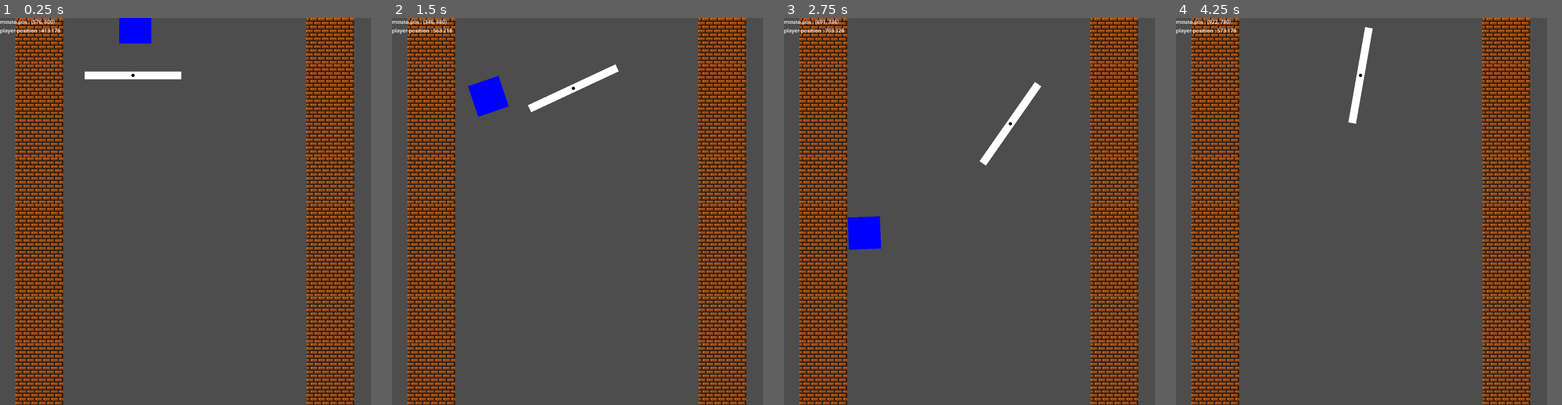
Above: before the commit, frames 1-4 (left to right).
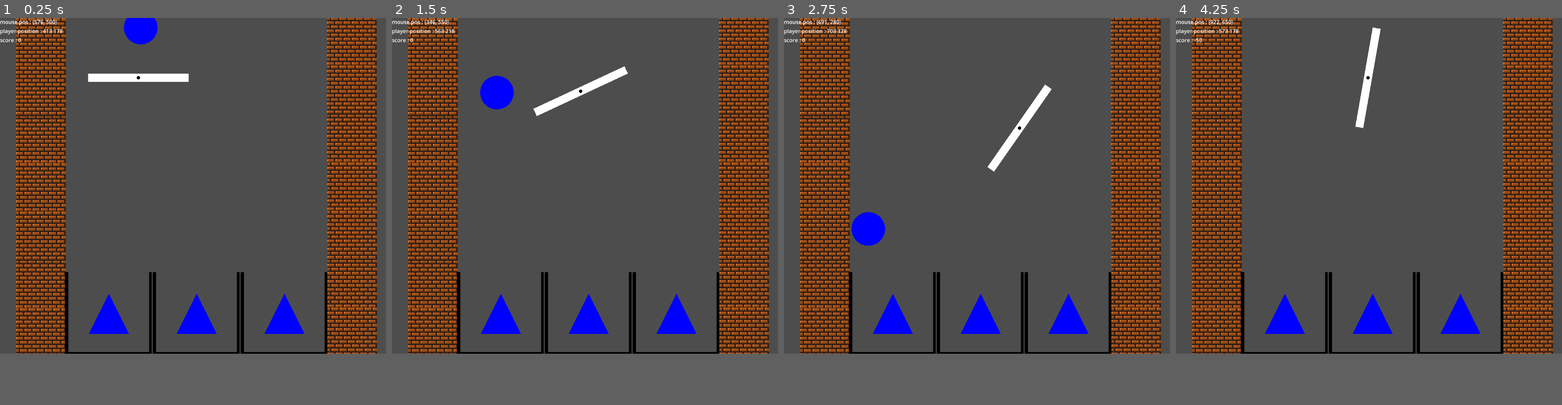
Above: after the commit, the same moments.

Repository: Nockiest/organization-game
Game: Godot game, scene res://scenes/gameLoop/gameLoop.tscn
Two runs of this game, one before a commit and one after it. Both use one fixed random seed, a clock stepped at 60 frames per second and the inputs below.
Inputs (mouse positions are in pixels of both pictures, inside the frame that each line leads up to):
- Up to frame 1 (0.25 s): no input
- Up to frame 2 (1.5 s): tap Enter (ui_accept) at 0.5, 0.77 s; move the mouse to (658, 192) at 0.52 s; hold D (move_right) 0.53-1.28 s; hold Q (rotate_clockwise) 0.53-1.28 s; move the mouse to (503, 230) at 1.27 s; hold S (move_down) from 1.28 s (still down); tap E (rotate_counterclockwise) at 1.35 s
- Up to frame 3 (2.75 s): tap Enter (ui_accept) at 1.52 s; move the mouse to (1007, 126) at 2.02 s; release S (move_down) at 2.03 s; hold D (move_right) from 2.03 s (still down); hold Q (rotate_clockwise) from 2.03 s (still down)
- Up to frame 4 (4.25 s): move the mouse to (1341, 288) at 2.77 s; release D (move_right) at 2.78 s; release Q (rotate_clockwise) at 2.78 s; hold W (move_up) 2.78-3.53 s; tap E (rotate_counterclockwise) at 2.85 s; tap Enter (ui_accept) at 3.02, 3.77 s; move the mouse to (1473, 269) at 3.52 s; hold Left (move_left) from 3.53 s (still down); hold Q (rotate_clockwise) from 3.53 s (still down)
The window is 768x800 before the commit and 799x694 after it. Grey fills any space a smaller window leaves; there, only what the larger window draws over its background counts as a difference.

The runs differ from the first frame. In frame 1, 30% of the frame differs, in the area x 0-98%, y 0-100%; in frame 2, 31%; in frame 3, 31%; in frame 4, 30%.

Commit message:
added buckets

Diff:
--- /dev/null
+++ b/entities/bucket/bucket.gd
@@ -0,0 +1,17 @@
+class_name Bucket
+extends Area2D
+
+
+@export var accepted_shape: GameShapes.GameShapeTypes = GameShapes.GameShapeTypes.CIRCLE
+var shape_type =  accepted_shape
+@export var shape_color := Colors.GameColors.BLUE
+
+# these values are for the draw shape function
+var size = 50
+@export var collision_shape: CollisionShape2D
+#@export var global_position = parent.global_position
+
+
+
+func _on_area_entered(area: Area2D) -> void:
+	pass # Replace with function body.
--- /dev/null
+++ b/entities/bucket/bucket.tscn
@@ -0,0 +1,24 @@
+[gd_scene load_steps=4 format=3 uid="uid://bhqwwsros3oc"]
+
+[ext_resource type="Script" path="res://entities/bucket/bucket.gd" id="1_0tol2"]
+[ext_resource type="PackedScene" uid="uid://dwenqlcx7k3vm" path="res://shared/modules/MdrawShape/drawShape.tscn" id="2_plgmm"]
+
+[sub_resource type="RectangleShape2D" id="RectangleShape2D_ox3r2"]
+size = Vector2(215, 205)
+
+[node name="bucket" type="Area2D" node_paths=PackedStringArray("collision_shape")]
+script = ExtResource("1_0tol2")
+collision_shape = NodePath("CollisionShape2D")
+
+[node name="CollisionShape2D" type="CollisionShape2D" parent="."]
+position = Vector2(-1, 0)
+shape = SubResource("RectangleShape2D_ox3r2")
+
+[node name="Polygon2D" type="Polygon2D" parent="."]
+color = Color(0, 0, 0, 1)
+polygon = PackedVector2Array(-109, -103, -109, 103, 107, 103, 107, -103, 100, -103, 100, 95, -101, 95, -101, -103)
+
+[node name="drawShape" parent="." node_paths=PackedStringArray("parent") instance=ExtResource("2_plgmm")]
+parent = NodePath("..")
+
+[connection signal="area_entered" from="." to="." method="_on_area_entered"]
--- a/entities/player/player.gd
+++ b/entities/player/player.gd
@@ -8,8 +8,11 @@
 var collision_shape: CollisionShape2D
 
 func _draw() -> void:
-	print('drawing')
-	draw_circle(Vector2.ZERO, 5 , Color('black'))
+	# Set the Z-index for the drawing
+
+
+	# Draw the stuff here
+	draw_circle(Vector2.ZERO, 5 , Color("black"))
 # Called when the node enters the scene tree for the first time.
 func _ready() -> void:
 	# Get a reference to the CollisionShape2D node
--- a/entities/player/player.tscn
+++ b/entities/player/player.tscn
@@ -6,7 +6,7 @@
 [sub_resource type="PhysicsMaterial" id="PhysicsMaterial_p3utq"]
 
 [sub_resource type="RectangleShape2D" id="RectangleShape2D_574w7"]
-size = Vector2(296, 20)
+size = Vector2(304, 28)
 
 [node name="player" type="RigidBody2D"]
 collision_layer = 3
--- a/entities/shapes/shape.gd
+++ b/entities/shapes/shape.gd
@@ -1,6 +1,6 @@
 class_name Shape extends RigidBody2D
 
-@export var shape_type:= GameShapes.RECTANGLE:
+@export var shape_type:= GameShapes.GameShapeTypes.RECTANGLE:
 	set(value):
 		shape_type=value
 		update_collision_shape()
@@ -15,8 +15,7 @@
 		collision_shape=value
 		update_collision_shape()
 var velocity = Vector2(0,1)
-#func _ready() -> void:
-#	update_collision_shape()
+
 
 func _draw() -> void:
 	update_collision_shape()
@@ -24,35 +23,36 @@
 
 
 func update_collision_shape() -> void:
+	if not collision_shape:
+		return
 	match shape_type:
-		GameShapes.RECTANGLE:
-			# Set collision shape to rectangle
+		GameShapes.GameShapeTypes.RECTANGLE:
 			collision_shape.shape = RectangleShape2D.new()
 			collision_shape.shape.extents = Vector2(size, size)
-		GameShapes.TRIANGLE:
-			# Set collision shape to convex polygon
+		GameShapes.GameShapeTypes.TRIANGLE:
 			collision_shape.shape = ConvexPolygonShape2D.new()
 			var polygon = PackedVector2Array()
 			polygon.push_back(Vector2(0, -size))
 			polygon.push_back(Vector2(size, size))
 			polygon.push_back(Vector2(-size, size))
 			collision_shape.shape.set_points(polygon)
-		GameShapes.CIRCLE:
+		GameShapes.GameShapeTypes.CIRCLE:
 			# Set collision shape to circle
 			collision_shape.shape = CircleShape2D.new()
 			collision_shape.shape.radius = size
+		_:
+			assert(false, 'invalid set shape type')
 
-
-func _on_body_entered(body: Node) -> void:
-	print('body entered')
-
-
-func _on_body_shape_entered(body_rid: RID, body: Node, body_shape_index: int, local_shape_index: int) -> void:
-	print('body shape entered',body)
-
-
-func _on_sleeping_state_changed() -> void:
-	print('sleeping changed')
+#func _on_body_entered(body: Node) -> void:
+#	print('body entered')
+#
+#
+#func _on_body_shape_entered(body_rid: RID, body: Node, body_shape_index: int, local_shape_index: int) -> void:
+#	print('body shape entered',body)
+#
+#
+#func _on_sleeping_state_changed() -> void:
+#	print('sleeping changed')
 
 #func _physics_process(delta: float) -> void:
 #	var collision_info = move_and_collide(velocity*delta)
@@ -61,3 +61,14 @@
 #		velocity = velocity.bounce(collision_info.normal)
 #	if Input.is_action_just_pressed( "ui_accept"):
 #		apply_central_impulse(Vector2(1,1))
+func count_points(correctly_sorted:bool):
+	Stats.game_score += score if correctly_sorted else -score
+	queue_free()
+
+func _on_marker_2d_area_entered(area: Area2D) -> void:
+	print('marker entered ', area)
+	if area is Bucket:
+		var bucket = area as Bucket
+		print('marker entered a bucket')
+		print(bucket.accepted_shape, shape_type)
+		count_points(bucket.accepted_shape == shape_type)
--- a/entities/shapes/shape.tscn
+++ b/entities/shapes/shape.tscn
@@ -12,6 +12,9 @@
 [sub_resource type="CircleShape2D" id="CircleShape2D_u1xqt"]
 radius = 73.0616
 
+[sub_resource type="RectangleShape2D" id="RectangleShape2D_mn5jx"]
+size = Vector2(3, 3)
+
 [node name="shape" type="RigidBody2D" node_paths=PackedStringArray("collision_shape")]
 material = SubResource("CanvasItemMaterial_sht0v")
 collision_layer = 3
@@ -24,7 +27,6 @@
 contact_monitor = true
 can_sleep = false
 script = ExtResource("1_qku6t")
-size = 51
 collision_shape = NodePath("CollisionShape2D")
 
 [node name="CollisionShape2D" type="CollisionShape2D" parent="."]
@@ -33,6 +35,13 @@
 [node name="drawShape" parent="." node_paths=PackedStringArray("parent") instance=ExtResource("2_13huw")]
 parent = NodePath("..")
 
+[node name="Marker2D" type="Area2D" parent="." groups=["shapeCenters"]]
+
+[node name="CollisionShape2D" type="CollisionShape2D" parent="Marker2D"]
+shape = SubResource("RectangleShape2D_mn5jx")
+debug_color = Color(0.956863, 0.188235, 0.258824, 0.419608)
+
 [connection signal="body_entered" from="." to="." method="_on_body_entered"]
 [connection signal="body_shape_entered" from="." to="." method="_on_body_shape_entered"]
 [connection signal="sleeping_state_changed" from="." to="." method="_on_sleeping_state_changed"]
+[connection signal="area_entered" from="Marker2D" to="." method="_on_marker_2d_area_entered"]
--- a/entities/wall/wall.tscn
+++ b/entities/wall/wall.tscn
@@ -12,6 +12,7 @@
 [node name="Wall" type="RigidBody2D"]
 light_mask = 4
 visibility_layer = 7
+z_index = -2
 material = SubResource("CanvasItemMaterial_s2fqf")
 use_parent_material = true
 collision_layer = 4
@@ -24,6 +25,7 @@
 freeze = true
 
 [node name="Sprite2D" type="Sprite2D" parent="."]
+texture_repeat = 2
 position = Vector2(0, 1)
 scale = Vector2(1, 0.986486)
 texture = ExtResource("1_ye2ox")
--- a/project.godot
+++ b/project.godot
@@ -24,7 +24,7 @@
 
 [display]
 
-window/size/viewport_height=1200
+window/size/viewport_height=1000
 
 [input]
 
--- a/scenes/gameLoop/gameLoop.gd
+++ b/scenes/gameLoop/gameLoop.gd
@@ -4,6 +4,9 @@
 # Called when the node enters the scene tree for the first time.
 func trackPlayerPos():
 	return str(round($gameField/Objects/player.position.x )) + ' ' + str(round($gameField/Objects/player.position.y ))
+func trackScore():
+	return str(Stats.game_score)
 
 func _ready() -> void:
 	$Mdebug.track_value('player position',trackPlayerPos  )
+	$Mdebug.track_value('score',trackScore  )
--- a/scenes/gameLoop/gameLoop.tscn
+++ b/scenes/gameLoop/gameLoop.tscn
@@ -6,9 +6,10 @@
 [ext_resource type="PackedScene" uid="uid://bv86bhlhtfqvf" path="res://shared/modules/Mdebug/Mdebug.tscn" id="2_rxvj2"]
 [ext_resource type="PackedScene" uid="uid://y1gxfuh8enx6" path="res://entities/shapes/shape.tscn" id="4_333sw"]
 [ext_resource type="PackedScene" uid="uid://chp2c7l6dnqcm" path="res://entities/wall/wall.tscn" id="5_xxc4p"]
+[ext_resource type="PackedScene" uid="uid://bhqwwsros3oc" path="res://entities/bucket/bucket.tscn" id="6_r8das"]
 
 [sub_resource type="RectangleShape2D" id="RectangleShape2D_wecsy"]
-size = Vector2(754, 1197)
+size = Vector2(781, 1197)
 
 [node name="gameLoop" type="Node2D"]
 script = ExtResource("1_il73n")
@@ -18,7 +19,7 @@
 script = ExtResource("2_mf3po")
 
 [node name="CollisionShape2D" type="CollisionShape2D" parent="gameField"]
-position = Vector2(378, 598.5)
+position = Vector2(391.5, 598.5)
 shape = SubResource("RectangleShape2D_wecsy")
 
 [node name="Objects" type="Node" parent="gameField"]
@@ -28,6 +29,7 @@
 
 [node name="shape" parent="gameField/Objects" instance=ExtResource("4_333sw")]
 position = Vector2(420, 23)
+shape_type = 1
 
 [node name="Walls" type="Node" parent="gameField"]
 
@@ -38,7 +40,7 @@
 position = Vector2(122, 362)
 
 [node name="wall3" parent="gameField/Walls" instance=ExtResource("5_xxc4p")]
-position = Vector2(122, 217)
+position = Vector2(122, 218)
 
 [node name="wall4" parent="gameField/Walls" instance=ExtResource("5_xxc4p")]
 position = Vector2(122, 505)
@@ -59,30 +61,47 @@
 position = Vector2(122, 1081)
 
 [node name="wall10" parent="gameField/Walls" instance=ExtResource("5_xxc4p")]
-position = Vector2(1025, 72)
+position = Vector2(1050, 70)
 
 [node name="wall11" parent="gameField/Walls" instance=ExtResource("5_xxc4p")]
-position = Vector2(1025, 361)
+position = Vector2(1050, 359)
 
 [node name="wall12" parent="gameField/Walls" instance=ExtResource("5_xxc4p")]
-position = Vector2(1025, 216)
+position = Vector2(1050, 214)
 
 [node name="wall13" parent="gameField/Walls" instance=ExtResource("5_xxc4p")]
-position = Vector2(1026, 505)
+position = Vector2(1051, 503)
 
 [node name="wall14" parent="gameField/Walls" instance=ExtResource("5_xxc4p")]
-position = Vector2(1026, 794)
+position = Vector2(1051, 792)
 
 [node name="wall15" parent="gameField/Walls" instance=ExtResource("5_xxc4p")]
-position = Vector2(1026, 649)
+position = Vector2(1051, 647)
 
 [node name="wall16" parent="gameField/Walls" instance=ExtResource("5_xxc4p")]
-position = Vector2(1026, 937)
+position = Vector2(1051, 935)
 
 [node name="wall17" parent="gameField/Walls" instance=ExtResource("5_xxc4p")]
-position = Vector2(1026, 1226)
+position = Vector2(1051, 1224)
 
 [node name="wall18" parent="gameField/Walls" instance=ExtResource("5_xxc4p")]
-position = Vector2(1026, 1081)
+position = Vector2(1051, 1079)
+
+[node name="Buckets" type="Node2D" parent="gameField"]
+position = Vector2(0, 889)
+
+[node name="bucket" parent="gameField/Buckets" instance=ExtResource("6_r8das")]
+position = Vector2(130, -8)
+scale = Vector2(1.2, 1.2)
+accepted_shape = 0
+
+[node name="bucket2" parent="gameField/Buckets" instance=ExtResource("6_r8das")]
+position = Vector2(392, -8)
+scale = Vector2(1.2, 1.2)
+accepted_shape = 1
+
+[node name="bucket3" parent="gameField/Buckets" instance=ExtResource("6_r8das")]
+position = Vector2(654, -8)
+scale = Vector2(1.2, 1.2)
 
 [node name="Mdebug" parent="." instance=ExtResource("2_rxvj2")]
--- a/shared/modules/MdrawShape/drawShape.gd
+++ b/shared/modules/MdrawShape/drawShape.gd
@@ -1,31 +1,66 @@
+class_name ShapeDrawer
 extends Node2D
 
 @export var parent: Node
-@export var shape_type:= GameShapes.RECTANGLE
+@export var shape_type:= GameShapes.GameShapeTypes.RECTANGLE
 @export var shape_color:= Colors.GameColors.BLUE
-@export var score:= 50
 @export var size:=50
-@export var collision_shape: CollisionShape2D
+
 # Called when the node enters the scene tree for the first time.
+func _ready() -> void:
+	if parent:
+#		if 'shape_type' in parent :
+#	print()
+		shape_type = parent.shape_type
+#		if 'shape_color' in parent :
+		shape_color = parent.shape_color
+#		if 'size' in parent :
+		size = parent.size
+#		if 'collision_shape' in parent :
+#			collision_shape = parent.collision_shape
+
+#		shape_type = parent.shape_type
+#		shape_color = parent.shape_color
+#		score = parent.score
+#		size = parent.size
+#		collision_shape = parent.collision_shape
+		global_position = parent.global_position
+	else:
+		assert(false, 'parent not set')
 func _process(_delta) -> void:
 	if parent:
+#		if 'shape_type' in parent :
+#	print()
 		shape_type = parent.shape_type
+#		if 'shape_color' in parent :
 		shape_color = parent.shape_color
-		score = parent.score
+#		if 'size' in parent :
 		size = parent.size
-		collision_shape = parent.collision_shape
+#		if 'collision_shape' in parent :
+#			collision_shape = parent.collision_shape
+
+#		shape_type = parent.shape_type
+#		shape_color = parent.shape_color
+#		score = parent.score
+#		size = parent.size
+#		collision_shape = parent.collision_shape
 		global_position = parent.global_position
 	else:
 		assert(false, 'parent not set')
 
 func _draw() -> void:
 	var draw_color = Utils.translate_val_to_color(shape_color)
-
+	print(shape_type, GameShapes.GameShapeTypes, GameShapes.GameShapeTypes.RECTANGLE, GameShapes.GameShapeTypes.CIRCLE, GameShapes.GameShapeTypes.TRIANGLE)
 	match shape_type:
-		GameShapes.RECTANGLE:
+		GameShapes.GameShapeTypes.RECTANGLE:
+			print(1)
 			draw_rect(Rect2(-size, -size, size * 2, size * 2), draw_color)
-		GameShapes.TRIANGLE:
+		GameShapes.GameShapeTypes.CIRCLE:
+			print(2)
 			var color_array = [draw_color, draw_color, draw_color]
 			draw_polygon([Vector2(0, -size), Vector2(size, size), Vector2(-size, size)], color_array)
-		GameShapes.CIRCLE:
+		GameShapes.GameShapeTypes.TRIANGLE:
+			print(3)
 			draw_circle(Vector2.ZERO, size, draw_color)
+		_:
+			assert(false, "Invalid game shape type set "   )
--- a/shared/types/shapes.gd
+++ b/shared/types/shapes.gd
@@ -1,8 +1,7 @@
 class_name GameShapes
 extends Node
 
-
-enum GameShapes {
+enum GameShapeTypes {
 	RECTANGLE,
 	TRIANGLE,
 	CIRCLE
Not shown: 1 places in entities/shapes/shape.tscn that only renumber resources
Not shown: 1 places in scenes/gameLoop/gameLoop.tscn that only renumber resources
